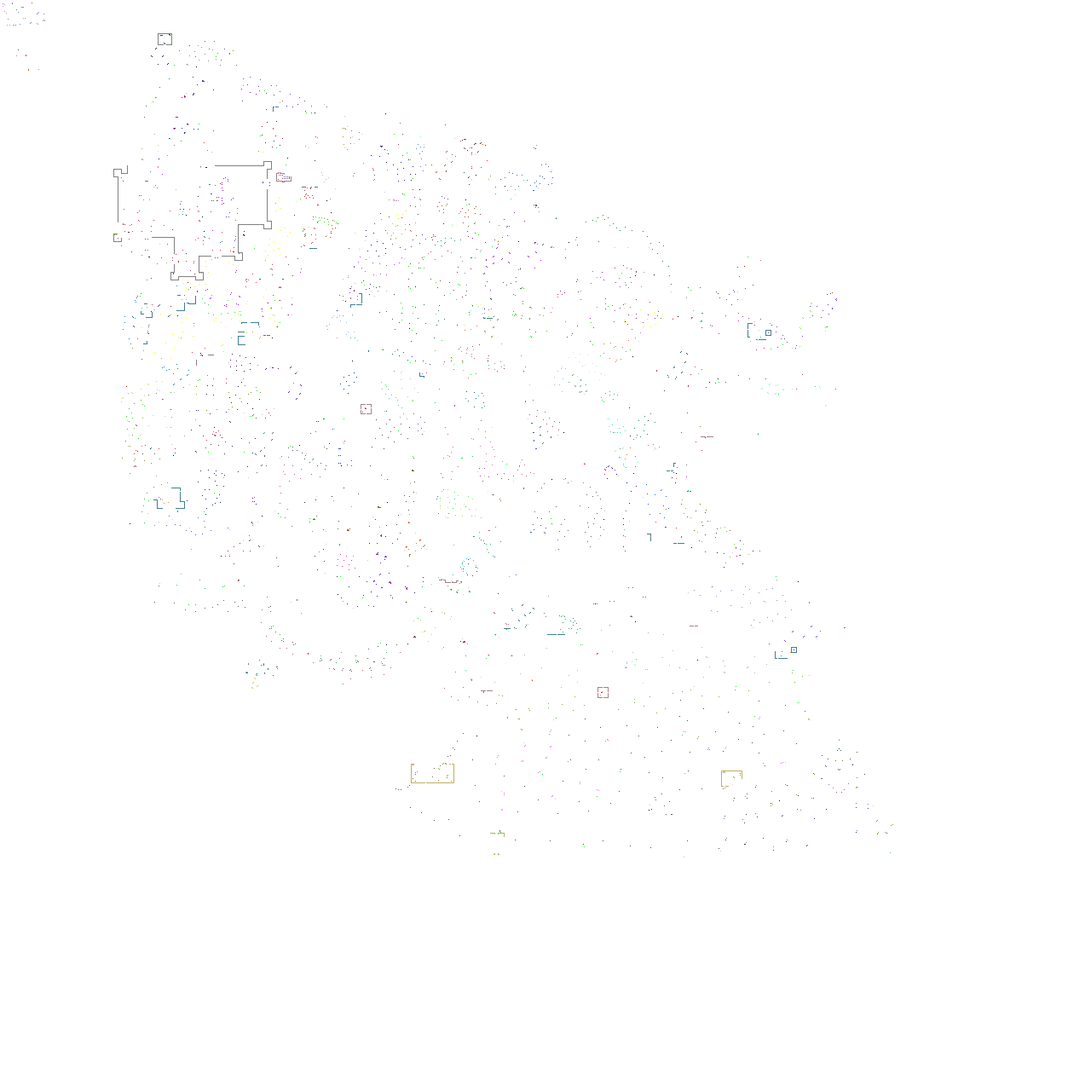
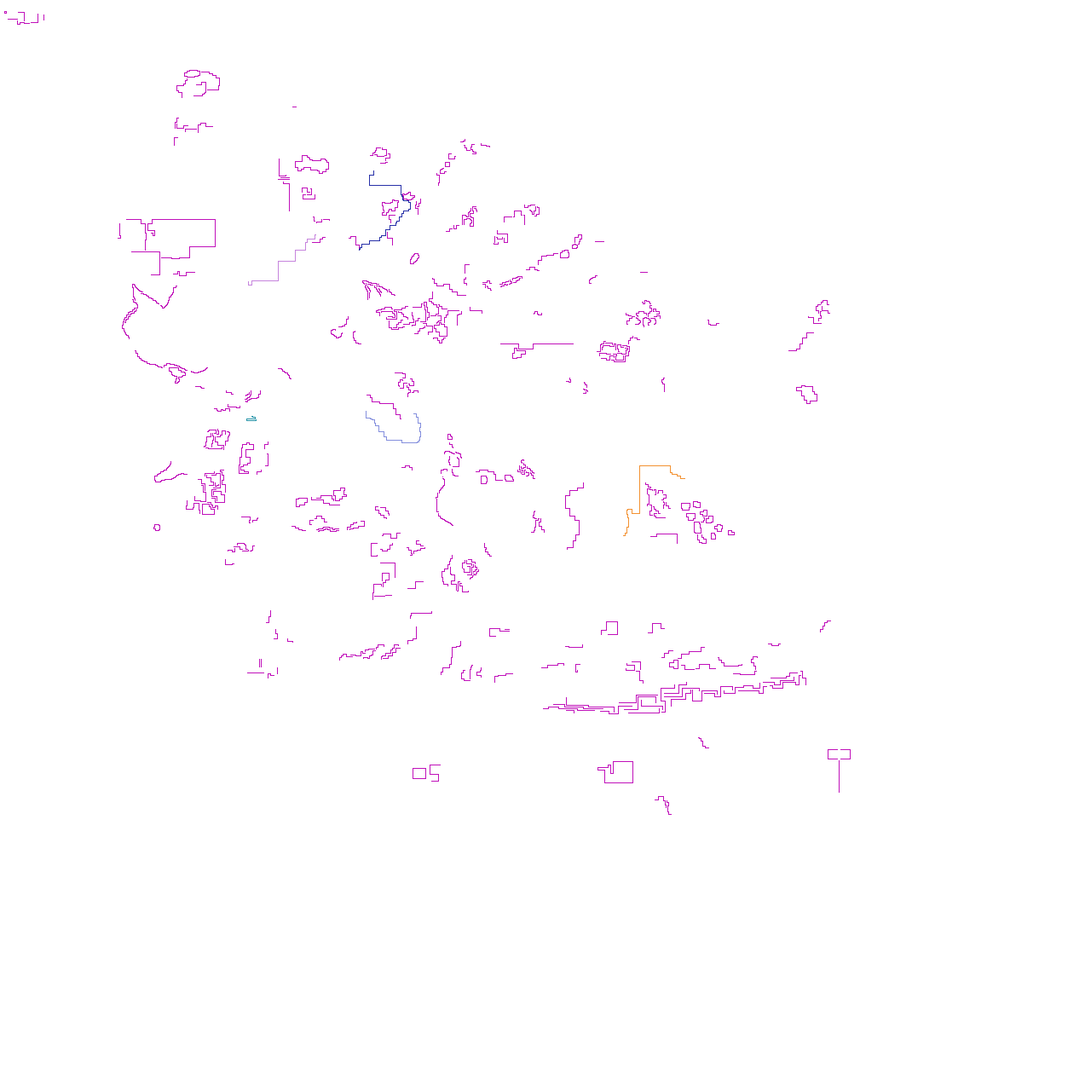
Comparing the layer stacks of the two 1091x1091 images. Changes:
hid "stuff", painted on it over box(2, 2, 894, 858)
showed "routes", painted on it over box(4, 11, 852, 816)
